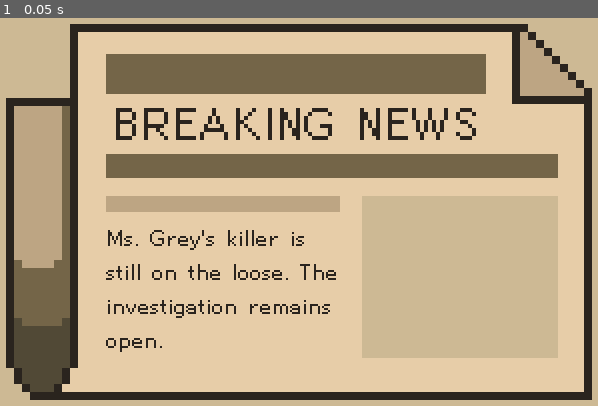
Above: before the commit, frame 1.
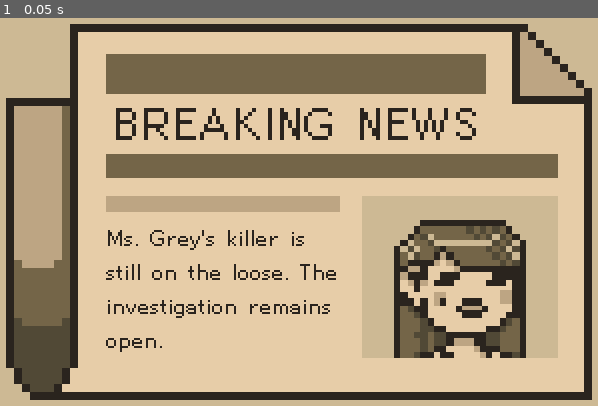
Above: after the commit, the same moment.

Repository: hkattt/game-off-2024
Game: Godot game, scene res://scenes/screens/lose.tscn
Two runs of this game, one before a commit and one after it. Both use one fixed random seed, a clock stepped at 60 frames per second and the inputs below. This scene is started directly instead of the project's main scene. Sound files missing from this copy of the repository are replaced by a short silence.
Inputs:
- Up to frame 1 (0.05 s): no input

The runs differ from the first frame. In frame 1, 6.8% of the frame differs, in the area x 65-88%, y 52-88%.

Commit message:
Added Ms Grey

Diff:
--- /dev/null
+++ b/game-off-2024/scenes/ms_grey.tscn
@@ -0,0 +1,7 @@
+[gd_scene load_steps=2 format=3 uid="uid://dayyo42tlfn7n"]
+
+[ext_resource type="Texture2D" uid="uid://cijm4si3fgnuc" path="res://assets/ms-grey.png" id="1_5604d"]
+
+[node name="MsGrey" type="Sprite2D"]
+texture_filter = 1
+texture = ExtResource("1_5604d")
--- a/game-off-2024/scenes/screens/lose.tscn
+++ b/game-off-2024/scenes/screens/lose.tscn
@@ -1,7 +1,8 @@
-[gd_scene load_steps=3 format=3 uid="uid://cgaxipt6q2sph"]
+[gd_scene load_steps=4 format=3 uid="uid://cgaxipt6q2sph"]
 
 [ext_resource type="Texture2D" uid="uid://y8b50lq2kmdm" path="res://assets/newspaper.png.png" id="1_y6rim"]
 [ext_resource type="FontFile" uid="uid://dq4pyxfiswi2f" path="res://assets/font/HelvetiPixel.ttf" id="2_l1ksb"]
+[ext_resource type="PackedScene" uid="uid://dayyo42tlfn7n" path="res://scenes/ms_grey.tscn" id="3_lojbj"]
 
 [node name="Lose" type="Node2D"]
 
@@ -36,3 +37,7 @@
 theme_override_font_sizes/font_size = 16
 text = "Ms. Grey's killer is still on the loose. The investigation remains open. "
 autowrap_mode = 3
+
+[node name="MsGrey" parent="." instance=ExtResource("3_lojbj")]
+position = Vector2(239, 169)
+scale = Vector2(1.09961, 1.09961)
Binary file added: game-off-2024/assets/ms-grey.png
Not shown, added: game-off-2024/assets/ms-grey.png.import
Not shown: 1 places in game-off-2024/scenes/screens/interview.tscn that only renumber resources
